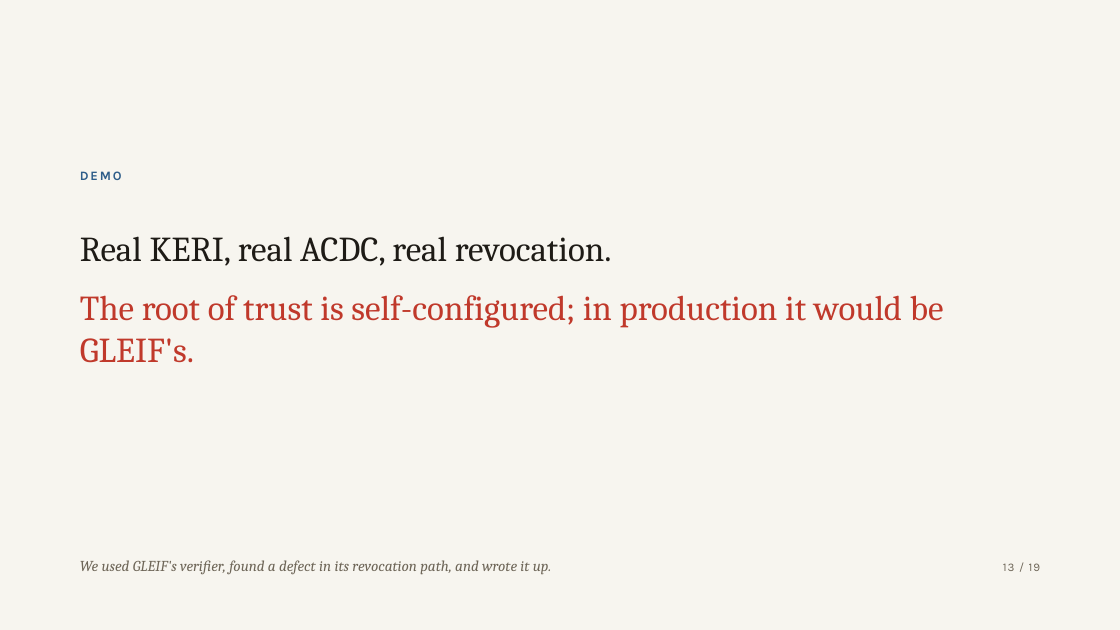
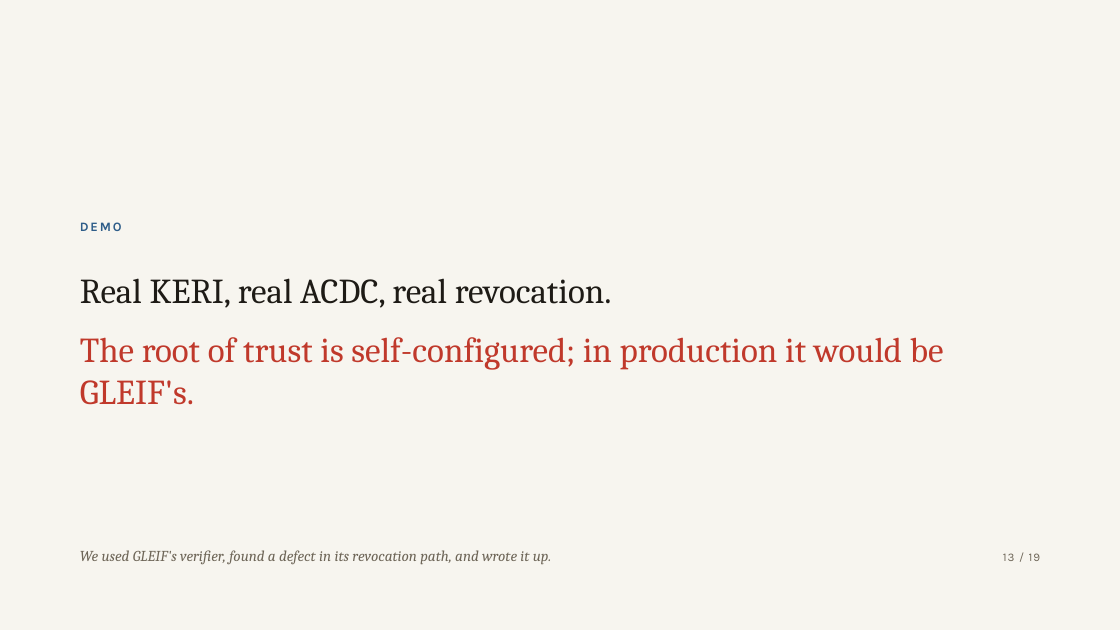
Before and after one commit to zuemen/mcp-vlei, a slide deck: slide 13 of docs/slides/mcp-vlei.pptx. Drawn at 1120x630 pixels with LibreOffice and Linux fonts; fonts in the diff are those of the drawing. Boxes give left, top, right and bottom in pixels: in the first picture for what was removed or moved away, otherwise in the second. Text is boxed around its words. In the diff, an @@ line names an element or a change of style, - is before the commit and + after.

```diff
--- a/docs/slides/mcp-vlei.pptx
+++ b/docs/slides/mcp-vlei.pptx
@@ text "DEMO": place and size @@
-text "DEMO" at (80, 171, 122, 180)
+text "DEMO" at (80, 222, 122, 231)
@@ text "Real KERI, real ACDC, real ...": place and size @@
-text "Real KERI, real ACDC, real ..." at (80, 236, 944, 363)
+text "Real KERI, real ACDC, real ..." at (80, 278, 944, 405)
@@ text "We used GLEIF's verifier, found ...": place and size @@
-text "We used GLEIF's verifier, found ..." at (80, 560, 551, 575)
+text "We used GLEIF's verifier, found ..." at (80, 550, 551, 565)
@@ text "13 / 19": place and size @@
-text "13 / 19" at (1003, 563, 1041, 571)
+text "13 / 19" at (1003, 553, 1041, 561)
```
Also in this commit, not shown: 17 other slides changed, 2 other files.
